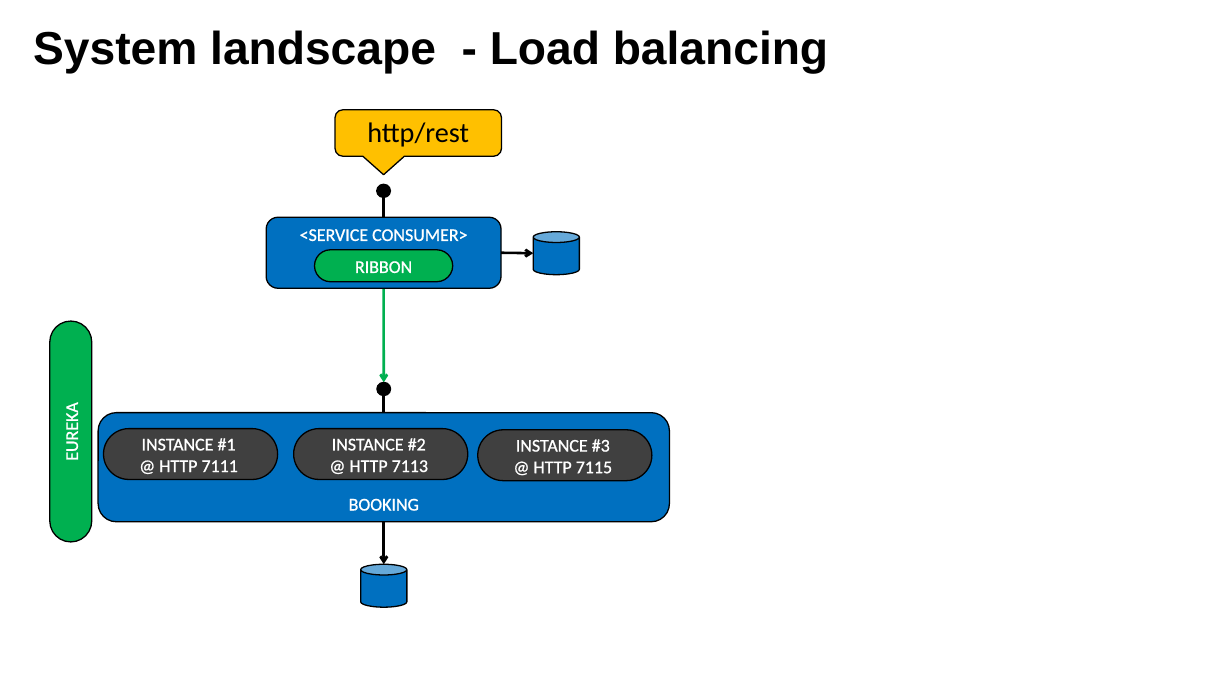
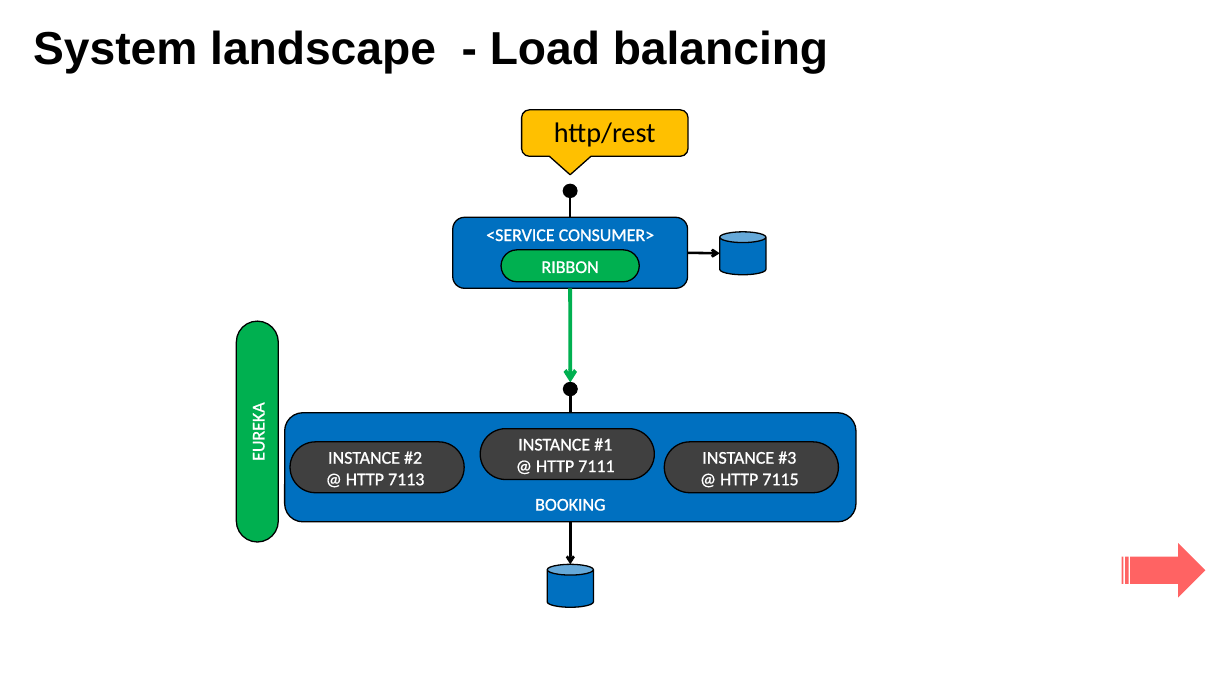
Before and after one commit to lbennardis/microS_code2016_DOCS, a slide deck: slide 39 of luigiBennardisMicroservices.pptx (slide 36 before the commit). Drawn at 1232x693 pixels with LibreOffice and Linux fonts; fonts in the diff are those of the drawing; background and template pictures are left out. Boxes give left, top, right and bottom in pixels: in the first picture for what was removed or moved away, otherwise in the second. Text is boxed around its words. In the diff, an @@ line names an element or a change of style, - is before the commit and + after.

```diff
--- a/luigiBennardisMicroservices.pptx
+++ b/luigiBennardisMicroservices.pptx
@@ 4 rounded rectangles, 3 arrows, 2 ellipses, 2 lines, 2 cylinders, 1 rounded speech box: place and size @@
-4 rounded rectangles, 3 arrows, 2 ellipses, 2 lines, 2 cylinders, 1 rounded speech box at box(50, 110, 669, 607)
+4 rounded rectangles, 3 arrows, 2 ellipses, 2 lines, 2 cylinders, 1 rounded speech box at box(236, 110, 856, 607)
@@ arrow (570, 288) - (570, 382): stroke #00B050 4 pt to #00B050 6 pt @@
@@ rounded rectangle "INSTANCE #2": place and size @@
-rounded rectangle "INSTANCE #2" at box(294, 429, 468, 479)
+rounded rectangle "INSTANCE #2" at box(290, 442, 464, 492)
@@ rounded rectangle "INSTANCE #1": place and size @@
-rounded rectangle "INSTANCE #1" at box(103, 429, 278, 479)
+rounded rectangle "INSTANCE #1" at box(480, 429, 654, 479)
@@ rounded rectangle "INSTANCE #3": place and size @@
-rounded rectangle "INSTANCE #3" at box(478, 430, 652, 480)
+rounded rectangle "INSTANCE #3" at box(664, 442, 838, 492)
@@ striped right arrow added at box(1122, 543, 1205, 598), fill #FF0000 at 61% opacity @@
```
Also in this commit, not shown: 14 other slides changed, 5 slides added, 1 slide removed.
